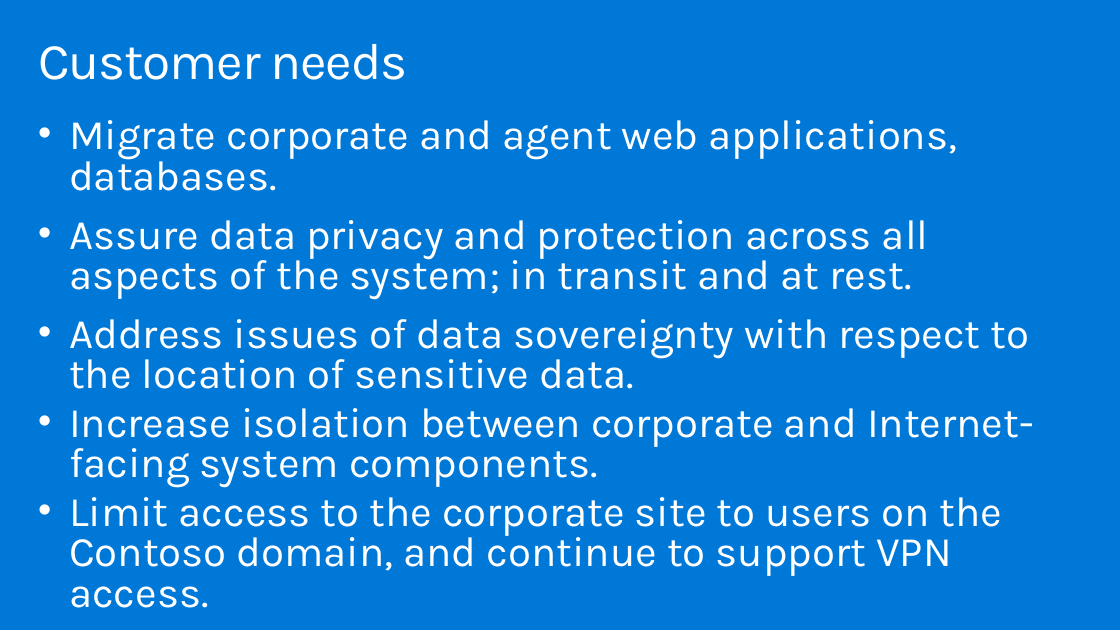
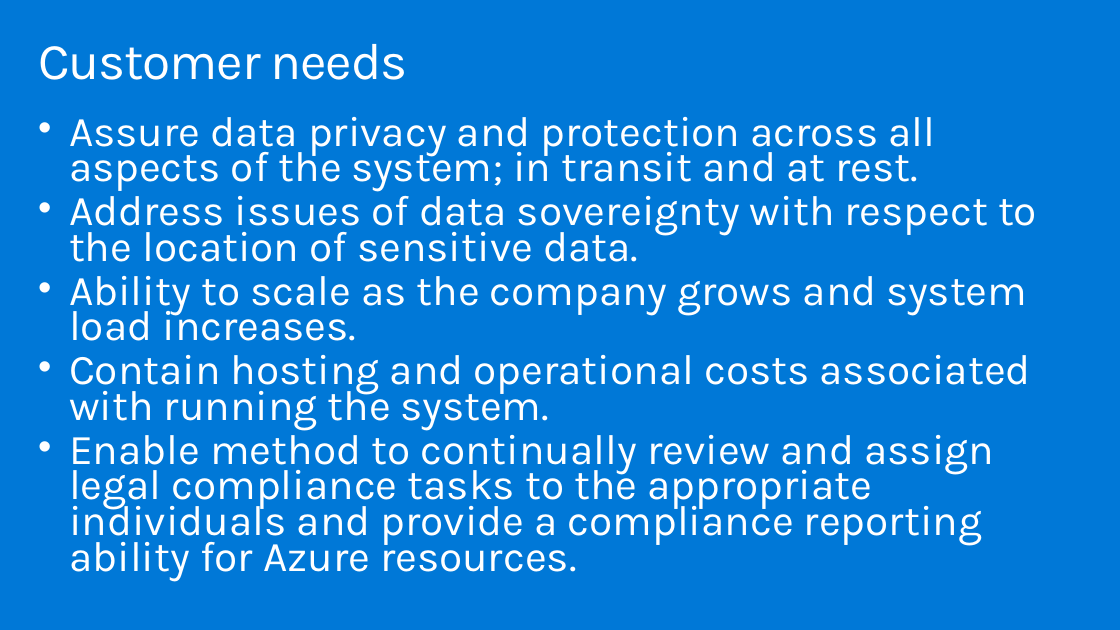
Before and after one commit to tejaswini972/MCW-Security-baseline-on-Azure, a slide deck: slide 6 of Whiteboard design session/WDS trainer presentation - Security baseline on Azure.pptx. Drawn at 1120x630 pixels with LibreOffice and Linux fonts; fonts in the diff are those of the drawing. Boxes give left, top, right and bottom in pixels: in the first picture for what was removed or moved away, otherwise in the second. Text is boxed around its words. In the diff, an @@ line names an element or a change of style, - is before the commit and + after.

Commit message:
formatting fixes; update ppt to match need and objection counts.

```diff
--- a/Whiteboard design session/WDS trainer presentation - Security baseline on Azure.pptx
+++ b/Whiteboard design session/WDS trainer presentation - Security baseline on Azure.pptx
@@ text at (69,117,1037,262): size 36 to 36.3 pt in "Assure data privacy and protection across all ...", "Address issues of data sovereignty with respect ..."; line spacing 0.8 to 0.7; less space between paragraphs @@
@@ text at (69,120,958,191): paragraph removed @@
-• Migrate corporate and agent web applications, databases.
@@ text at (69,276,1031,581): text changed; size 36 to 36.3 pt @@
-• Increase isolation between corporate and Internet-facing system components.
-• Limit access to the corporate site to users on the Contoso domain, and continue to support VPN access.
+• Ability to scale as the company grows and system load increases.
+• Contain hosting and operational costs associated with running the system.
+• Enable method to continually review and assign legal compliance tasks to the appropriate individuals and provide a compliance reporting ability for Azure resources.
```
Also in this commit, not shown: 3 other slides changed, 3 slides added, 1 other file.
